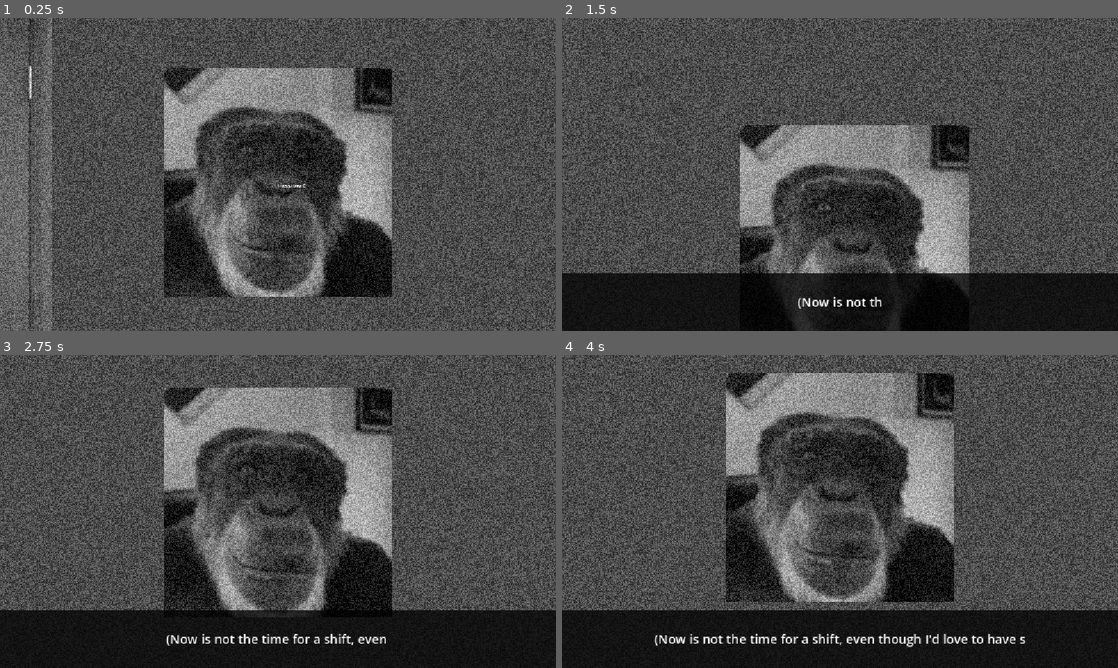
Above: before the commit, frames 1-4 (two rows, left to right).
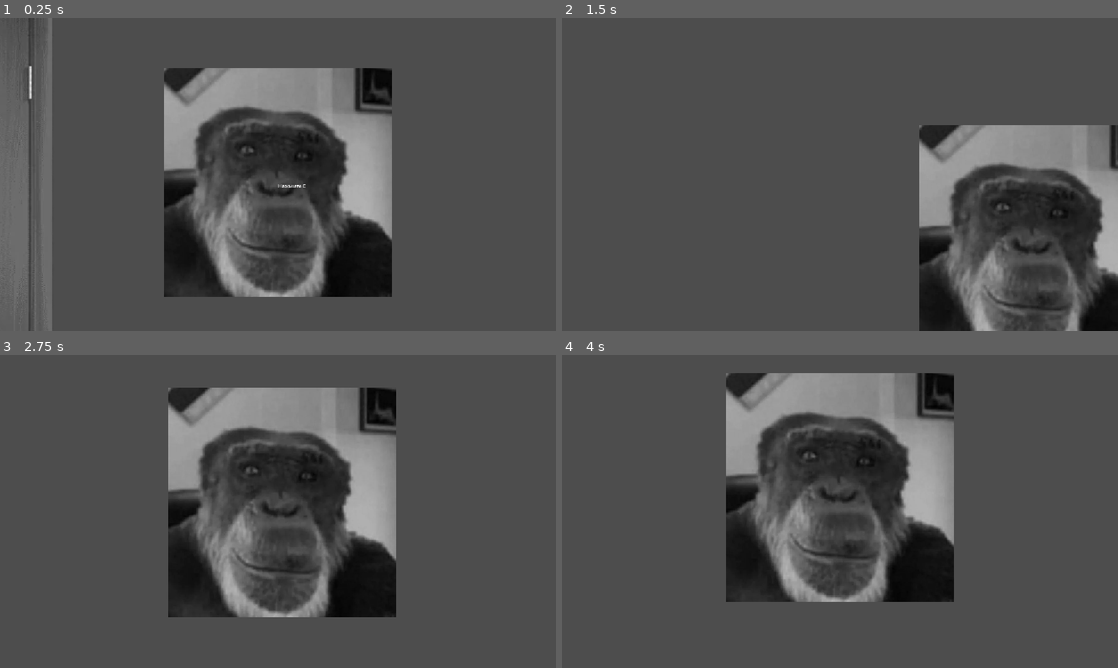
Above: after the commit, the same moments.

Repository: JustMan444/Game
Game: Godot game, scene res://scenes/улица.tscn
Two runs of this game, one before a commit and one after it. Both use one fixed random seed, a clock stepped at 60 frames per second and the inputs below. This scene is started directly instead of the project's main scene. Sound files missing from this copy of the repository are replaced by a short silence.
Inputs (mouse positions are in pixels of both pictures, inside the frame that each line leads up to):
- Up to frame 1 (0.25 s): no input
- Up to frame 2 (1.5 s): tap Enter (ui_accept) at 0.5 s; move the mouse to (962, 158) at 0.52 s; hold D (move_right) 0.53-1.28 s; tap E (interact) at 0.6 s; click (962, 158) at 0.67 s; tap Space (jump) at 0.77 s; move the mouse to (812, 174) at 1.27 s; hold W (move_forward) from 1.28 s (still down); tap 1 at 1.35 s
- Up to frame 3 (2.75 s): keep holding W (move_forward); tap Space (jump) at 1.52 s; move the mouse to (289, 505) at 2.02 s; tap 2 at 2.1 s
- Up to frame 4 (4 s): keep holding W (move_forward); move the mouse to (834, 517) at 2.77 s; tap 3 at 2.85 s; click (834, 517) at 2.92 s; tap Space (jump) at 3.02, 3.77 s; move the mouse to (878, 514) at 3.52 s; tap C at 3.6 s

The runs differ from the first frame. In frame 1, 35% of the frame differs, in the area x 0-100%, y 0-100%; in frame 2, 57%; in frame 3, 49%; in frame 4, 47%.

Commit message:
EASY PEASY LEVEN SQYZI

Diff:
--- a/Go_Home_walter.gd
+++ b/Go_Home_walter.gd
@@ -17,4 +17,4 @@
 		if sound_player:
 			sound_player.play()
 			print("Lol kek cheburek")
-		GameManager.switch_to_scene("res://scenes/level.tscn",Color.DARK_RED, 0.00001)
+		GameManager.switch_to_scene("res://scenes/улица.tscn",Color.DARK_RED, 0.00001)
--- /dev/null
+++ b/bug1.tscn
@@ -0,0 +1,71 @@
+[gd_scene format=3 uid="uid://bdq38sbe4mj0t"]
+
+[ext_resource type="PackedScene" uid="uid://bxbuavgum3vy1" path="res://scenes/objects/player.tscn" id="1_p21rp"]
+[ext_resource type="Script" uid="uid://cpx1p0q6p8n7m" path="res://scripts/dfhsh.gd" id="2_p21rp"]
+[ext_resource type="Script" uid="uid://bc3nsmctrau82" path="res://Go_Home_walter.gd" id="3_uve14"]
+[ext_resource type="AudioStream" uid="uid://0nk72j3waje2" path="res://assets/audio/d47b6a43e277723.mp3" id="4_pl8cy"]
+
+[sub_resource type="BoxShape3D" id="BoxShape3D_qgm6r"]
+size = Vector3(2.6586914, 1, 211.87735)
+
+[sub_resource type="BoxMesh" id="BoxMesh_qgm6r"]
+size = Vector3(0.9824524, 1, 20.49115)
+
+[sub_resource type="Environment" id="Environment_qgm6r"]
+fog_light_color = Color(1, 0.10980392, 0, 1)
+fog_density = 0.025
+volumetric_fog_density = 0.15
+volumetric_fog_albedo = Color(0, 0, 0, 1)
+
+[sub_resource type="BoxMesh" id="BoxMesh_x2soh"]
+size = Vector3(1, 5.08313, 1)
+
+[sub_resource type="BoxShape3D" id="BoxShape3D_x2soh"]
+size = Vector3(12.363586, 7.213501, 1)
+
+[sub_resource type="BoxShape3D" id="BoxShape3D_mbtxa"]
+size = Vector3(13.949219, 13.422577, 74.39435)
+
+[node name="Node3D" type="Node3D" unique_id=704790000]
+
+[node name="StaticBody3D" type="StaticBody3D" parent="." unique_id=2007659571]
+
+[node name="CollisionShape3D" type="CollisionShape3D" parent="StaticBody3D" unique_id=740112988]
+transform = Transform3D(4.5413413, 0, 0, 0, 1.2132617, 0, 0, 0, 1.2132617, 0, 0, 0)
+shape = SubResource("BoxShape3D_qgm6r")
+
+[node name="MeshInstance3D" type="MeshInstance3D" parent="StaticBody3D" unique_id=184272913]
+transform = Transform3D(12.694207, 0, 0, 0, 1, 0, 0, 0, 8.209584, -0.3209579, 0, 30.941523)
+mesh = SubResource("BoxMesh_qgm6r")
+
+[node name="WorldEnvironment" type="WorldEnvironment" parent="." unique_id=1172694859]
+environment = SubResource("Environment_qgm6r")
+
+[node name="Player3D" parent="." unique_id=2133441062 instance=ExtResource("1_p21rp")]
+transform = Transform3D(-0.0060696667, 0, 0.9999816, 0, 1, 0, -0.9999816, 0, -0.0060696667, -0.8863163, 1.7507362, 108.56971)
+
+[node name="Area3D" type="Area3D" parent="." unique_id=2126721777]
+transform = Transform3D(1, 0, 0, 0, 1, 0, 0, 0, 1, 0, 2.7221642, 84.97922)
+script = ExtResource("2_p21rp")
+
+[node name="MeshInstance3D2" type="MeshInstance3D" parent="Area3D" unique_id=1592102747]
+transform = Transform3D(1, 0, 0, 0, 1, 0, 0, 0, 1, 0, 0.31681418, -84.405304)
+mesh = SubResource("BoxMesh_x2soh")
+
+[node name="CollisionShape3D" type="CollisionShape3D" parent="Area3D" unique_id=35340880]
+transform = Transform3D(1, 0, 0, 0, 1, 0, 0, 0, 1, -0.13217163, 0.9314575, 0)
+shape = SubResource("BoxShape3D_x2soh")
+
+[node name="Area3D2" type="Area3D" parent="." unique_id=1358084825 node_paths=PackedStringArray("sound_player")]
+transform = Transform3D(1, 0, 0, 0, 1, 0, 0, 0, 1, 0, 1.9406662, -4.4559746)
+script = ExtResource("3_uve14")
+sound_player = NodePath("../ScreamerSound")
+
+[node name="CollisionShape3D" type="CollisionShape3D" parent="Area3D2" unique_id=1934352059]
+transform = Transform3D(1, 0, 0, 0, 1, 0, 0, 0, 1, 0.072265625, 3.5261688, -64.57909)
+shape = SubResource("BoxShape3D_mbtxa")
+
+[node name="ScreamerSound" type="AudioStreamPlayer3D" parent="." unique_id=1976981926]
+stream = ExtResource("4_pl8cy")
+volume_db = 80.0
+max_distance = 77.9
--- a/scenes/objects/player_2d.tscn
+++ b/scenes/objects/player_2d.tscn
@@ -11,6 +11,7 @@
 
 [node name="Player2D" type="CharacterBody2D" unique_id=186757084]
 script = ExtResource("1_itixg")
+speed = 4000.0
 jump_velocity = -1000.0
 
 [node name="Sprite" type="Sprite2D" parent="." unique_id=1531746195]
--- a/scenes/strange.gd
+++ b/scenes/strange.gd
@@ -10,8 +10,9 @@
 
 func _on_body_entered(body: Node):
 	# Защита: срабатывает только если вошел ИГРОК и триггер еще не был нажат
-	if body.name == "Player2D" and not triggered:
+	if body.name == "Player2D" and not GlobalVars.bug_portal_used:
 		triggered = true
+		GlobalVars.bug_portal_used = true
 		ShaderManager.fade_insanity(0.5, 1.0)
 		ShaderManager.fade_desaturation(2,4)
 		GlobalVars.player_street_position = body.global_position
--- /dev/null
+++ b/scenes/why.gd
@@ -0,0 +1,27 @@
+extends Area2D
+
+func _ready():
+	body_entered.connect(_on_body_entered)
+
+func _on_body_entered(body: Node):
+	if body.name == "Player2D" and not GlobalVars.why:
+		GlobalVars.why = true
+		ShaderManager.fade_insanity(0.1, 1.0)
+#ShaderManager.fade_desaturation(0.2,4)
+		Subtitle.show_text("Greetings, traveler. Where are you heading?")
+		await Subtitle.text_finished
+		Subtitle.show_text("Who are you?")
+		await Subtitle.text_finished
+		Subtitle.show_text("Can't you see?")
+		await Subtitle.text_finished
+		Subtitle.show_text("(Maybe because of my colorblindness I can't see him clearly... he'll think I'm completely insane.)")
+		await Subtitle.text_finished
+		Subtitle.show_text("No, no, I see you! I'm just heading home. Where are you going?")
+		await Subtitle.text_finished
+		Subtitle.show_text("I am heading home too. It looks like we're taking the same path, let's walk together.")
+		await Subtitle.text_finished
+		Subtitle.show_text("(Of course I'd rather be alone after all the fucked-up shit that happened to me today, but I'd better agree just to be polite.)")
+		await Subtitle.text_finished
+		Subtitle.show_text("Yeah, of course.")
+		await Subtitle.text_finished
+		Subtitle.show_text("(This is strange... how does he know that I'm heading home? But whatever.)")
--- /dev/null
+++ b/scenes/АВФПП.gd
@@ -0,0 +1,12 @@
+extends Area2D
+
+func _ready():
+	body_entered.connect(_on_body_entered)
+
+func _on_body_entered(body: Node):
+	if body.name == "Player2D" and not GlobalVars.bug_portal_used1:
+		GlobalVars.bug_portal_used1 = true
+		ShaderManager.fade_insanity(0.5, 1.0)
+		ShaderManager.fade_desaturation(2,4)
+		GlobalVars.player_street_position = body.global_position
+		GameManager.switch_to_scene("res://bug1.tscn", Color.DIM_GRAY, 0.001)
--- a/scenes/улица.tscn
+++ b/scenes/улица.tscn
@@ -9,9 +9,12 @@
 [ext_resource type="Texture2D" uid="uid://bsdmusas6gl6l" path="res://assets/images/Снимок экрана 2026-08-26 130019-Photoroom.png" id="5_i1x13"]
 [ext_resource type="Script" uid="uid://bpctnjrvn077q" path="res://scenes/strange.gd" id="6_ga7hk"]
 [ext_resource type="Texture2D" uid="uid://c0ylia515riqp" path="res://assets/images/Очень важная вещь!.png" id="7_jcidx"]
+[ext_resource type="Script" uid="uid://8dtrnxb1kbqo" path="res://scenes/АВФПП.gd" id="10_cx6qu"]
+[ext_resource type="Script" uid="uid://bs5h3node0nbw" path="res://scenes/why.gd" id="11_ltfer"]
+[ext_resource type="Texture2D" uid="uid://cs3j3ymg2u4ov" path="res://assets/images/Снимок экрана 2026-08-27 195032.png" id="12_gafxv"]
 
 [sub_resource type="RectangleShape2D" id="RectangleShape2D_jrp6w"]
-size = Vector2(18044, 672)
+size = Vector2(38736, 672)
 
 [sub_resource type="RectangleShape2D" id="RectangleShape2D_qgm6r"]
 size = Vector2(56289, 10353)
@@ -37,6 +40,14 @@
 [sub_resource type="RectangleShape2D" id="RectangleShape2D_g384c"]
 size = Vector2(1016, 741)
 
+[sub_resource type="RectangleShape2D" id="RectangleShape2D_m64i8"]
+size = Vector2(384, 421)
+
+[sub_resource type="RectangleShape2D" id="RectangleShape2D_rmjgw"]
+size = Vector2(508, 318)
+
+[sub_resource type="BoxMesh" id="BoxMesh_n34aw"]
+
 [node name="Улица" type="Node2D" unique_id=435495839]
 script = ExtResource("1_wlvbu")
 
@@ -46,7 +57,7 @@
 [node name="StaticBody2D" type="StaticBody2D" parent="." unique_id=35323100]
 
 [node name="CollisionShape2D4" type="CollisionShape2D" parent="StaticBody2D" unique_id=1887265189]
-position = Vector2(17704, -329)
+position = Vector2(28050, -329)
 shape = SubResource("RectangleShape2D_jrp6w")
 
 [node name="CollisionShape2D" type="CollisionShape2D" parent="StaticBody2D" unique_id=1995750332]
@@ -132,5 +143,25 @@
 shape = SubResource("RectangleShape2D_g384c")
 
 [node name="ОченьВажнаяВещь!" type="Sprite2D" parent="." unique_id=918748467]
-position = Vector2(25330, -1066)
+position = Vector2(25659, -6280)
 texture = ExtResource("7_jcidx")
+
+[node name="Area2D3" type="Area2D" parent="." unique_id=1821363548]
+script = ExtResource("10_cx6qu")
+
+[node name="CollisionShape2D" type="CollisionShape2D" parent="Area2D3" unique_id=438455666]
+position = Vector2(32251, -871.5)
+shape = SubResource("RectangleShape2D_m64i8")
+
+[node name="Area2D4" type="Area2D" parent="." unique_id=595358410]
+script = ExtResource("11_ltfer")
+
+[node name="CollisionShape2D" type="CollisionShape2D" parent="Area2D4" unique_id=1428685629]
+position = Vector2(35472, -822)
+shape = SubResource("RectangleShape2D_rmjgw")
+
+[node name="MeshInstance2D" type="MeshInstance2D" parent="Area2D4" unique_id=449003522]
+position = Vector2(35482, -842)
+scale = Vector2(-370.50177, 359.5892)
+mesh = SubResource("BoxMesh_n34aw")
+texture = ExtResource("12_gafxv")
--- a/scripts/Global_Vars.gd
+++ b/scripts/Global_Vars.gd
@@ -12,3 +12,7 @@
 var helped_homeless = false
 # Хранилище позиции игрока на улице
 var player_street_position: Vector2 = Vector2.ZERO
+var teleport_count: int = 0
+var bug_portal_used: bool = false # Был ли уже использован портал безумия
+var bug_portal_used1: bool = false
+var why: bool = false
--- /dev/null
+++ b/scripts/dfhsh.gd
@@ -0,0 +1,28 @@
+extends Area3D
+
+# Переменная-предохранитель, чтобы триггер сработал строго ОДИН раз за игру
+var triggered: bool = false
+
+func _ready():
+	# НАМЕРТВО привязываем сигнал входа к коду.
+	# Godot сам вызовет функцию ниже, как только кто-то наступит на коллизию!
+	body_entered.connect(_on_body_entered)
+
+func _on_body_entered(body: Node):
+	# Защита: срабатывает только если вошел ИГРОК и триггер еще не был нажат
+	if body.name == "Player3D" and not triggered:
+		triggered = true
+		move_chair_smoothly()
+		Subtitle.show_text("Have you never thought that you’re simply trying to run away from judgment?")
+		await Subtitle.text_finished
+		Subtitle.show_text("Why do you try so hard to be normal in the eyes of others?")
+		await Subtitle.text_finished
+		Subtitle.show_text("Because that’s just how it’s done? Because you’re terrified of being judged?")
+		await Subtitle.text_finished
+		Subtitle.show_text("Why do you deny yourself the simplest everyday pleasures just to look normal in the eyes of society?")
+		await Subtitle.text_finished
+		Subtitle.show_text("Why are you trying to run away from yourself?")
+func move_chair_smoothly():
+	var tween = create_tween()
+	# Плавно двигаем объект в точку (X: 500, Y: 300) за 2.5 секунды с красивым замедлением
+	tween.tween_property(self, "position", Vector3(0, 0,-6000), 800).set_trans(Tween.TRANS_CUBIC).set_ease(Tween.EASE_OUT)
--- a/scripts/улица.gd
+++ b/scripts/улица.gd
@@ -4,5 +4,5 @@
 	var player = find_child("Player2D", true, false)
 
 	if player and GlobalVars.player_street_position != Vector2.ZERO:
-		player.global_position = GameManager.player_street_position
+		player.global_position = GlobalVars.player_street_position
 		print("Игрок успешно возвращен на прошлую позицию!")
--- a/sheiders/retro_horror.gdshader
+++ b/sheiders/retro_horror.gdshader
@@ -10,7 +10,7 @@
 uniform float insanity_level : hint_range(0.0, 2.0) = 0.0;
 
 // Сила зернистости
-uniform float grain_amount : hint_range(0.0, 2.0) = 0.3;
+uniform float grain_amount : hint_range(0.0, 2.0) = 0.0;
 
 // Простейший генератор случайного шума
 float noise(vec2 co) {
Binary file added: assets/images/Снимок экрана 2026-08-27 195032.png
Not shown, added: assets/images/Снимок экрана 2026-08-27 195032.png.import
Not shown, added: scenes/why.gd.uid
Not shown, added: scenes/АВФПП.gd.uid
Not shown, added: scripts/dfhsh.gd.uid
